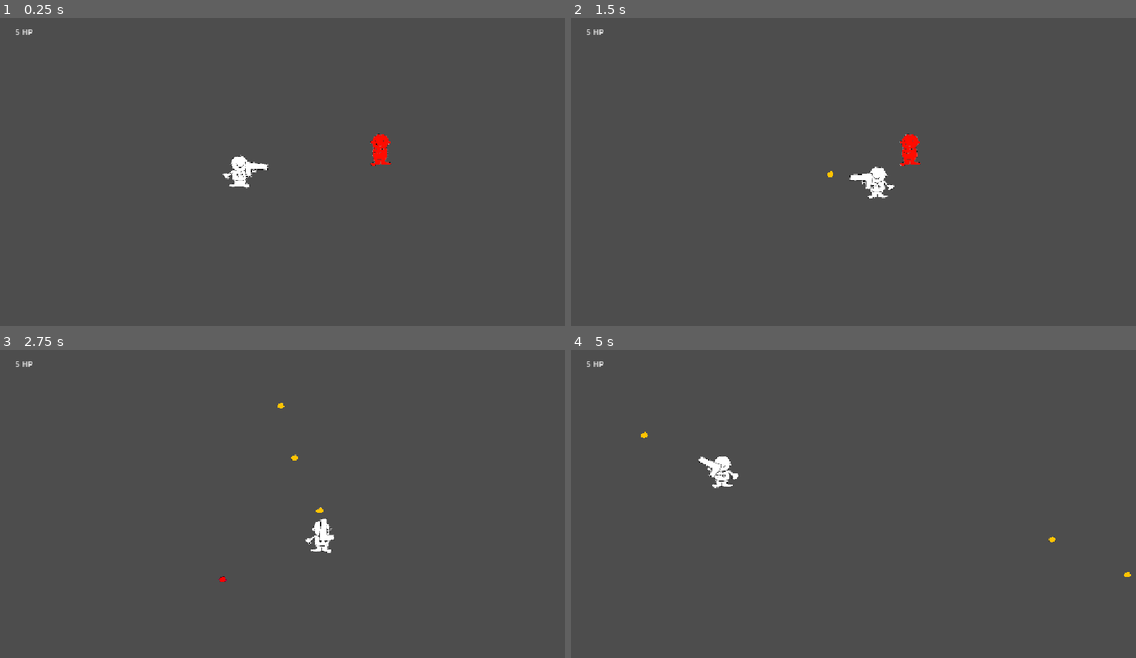
Above: before the commit, frames 1-4 (two rows, left to right).
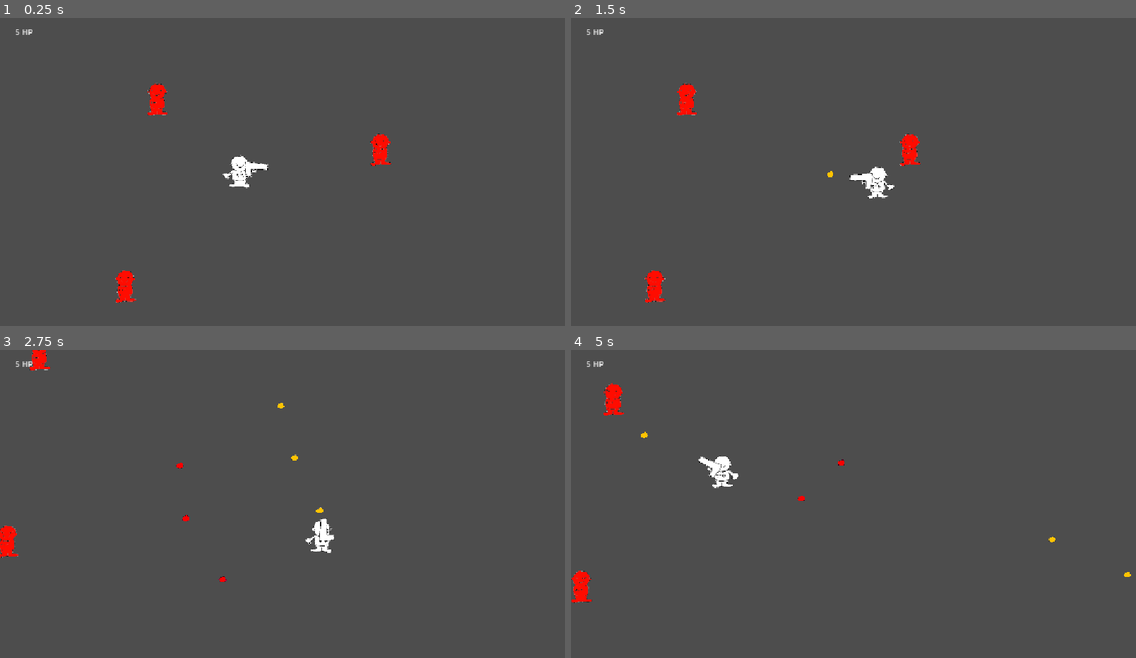
Above: after the commit, the same moments.

Repository: sinkinlimpson/IS-Project_Game-Development
Game: Godot game, scene res://testing_environment.tscn
Two runs of this game, one before a commit and one after it. Both use one fixed random seed, a clock stepped at 60 frames per second and the inputs below.
Inputs (mouse positions are in pixels of both pictures, inside the frame that each line leads up to):
- Up to frame 1 (0.25 s): no input
- Up to frame 2 (1.5 s): tap Enter at 0.5 s; move the mouse to (977, 159) at 0.52 s; press the mouse at (977, 159) at 0.53 s; hold Right (ui_right) 0.53-1.28 s; move the mouse to (740, 193) at 1.27 s; release the mouse at (740, 193) at 1.28 s; hold Down (ui_down) from 1.28 s (still down); click (740, 193) at 1.35 s
- Up to frame 3 (2.75 s): move the mouse to (339, 439) at 2.02 s; release Down (ui_down) at 2.03 s; press the mouse at (339, 439) at 2.03 s; hold Right (ui_right) from 2.03 s (still down)
- Up to frame 4 (5 s): move the mouse to (825, 571) at 2.77 s; release Right (ui_right) at 2.78 s; release the mouse at (825, 571) at 2.78 s; hold Up (ui_up) 2.78-3.53 s; click (825, 571) at 2.85 s; move the mouse to (1023, 556) at 3.52 s; press the mouse at (1023, 556) at 3.53 s; hold Left (ui_left) from 3.53 s (still down); move the mouse to (684, 460) at 4.27 s; release the mouse at (684, 460) at 4.28 s; click (684, 460) at 4.35 s

The runs differ from the first frame. In frame 1, 0.5% of the frame differs, in the area x 20-30%, y 21-93%; in frame 2, 0.5%; in frame 3, 0.5%; in frame 4, 0.6%, in the area x 0-49%, y 10-83%.

Commit message:
Update testing_environment.tscn

Diff:
--- a/testing_environment.tscn
+++ b/testing_environment.tscn
@@ -20,3 +20,9 @@
 
 [node name="Enemy" parent="." unique_id=300869881 instance=ExtResource("4_64df0")]
 position = Vector2(773, 179)
+
+[node name="Enemy2" parent="." unique_id=1274796762 instance=ExtResource("4_64df0")]
+position = Vector2(253, 458)
+
+[node name="Enemy3" parent="." unique_id=1130018210 instance=ExtResource("4_64df0")]
+position = Vector2(318, 76)
